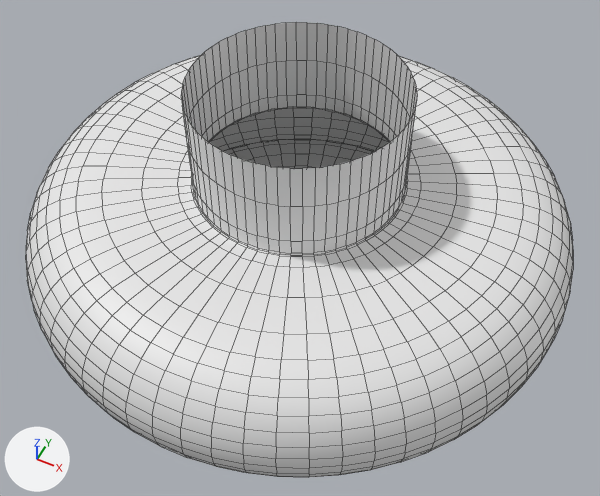
The OBJ model PadForge.App/3DModels/Switch2Pro/Joystick-Left-Ring.obj, before and after one commit.
One viewpoint serves both versions: a 50 mm camera at (-31.4, -36.07, -7.99) aimed at (-38.96, -20.96, -26.88). The lights are fixed; the arrows at lower left show +X, +Y and +Z. The older version comes first. Mesh edges are drawn as thin lines. Where no turn or scale is listed for an object, it has been applied to the vertices.

The scene before the commit, as lines of its bpy script (objects in view):
```python
me_joystick_left_ring = bpy.data.meshes.new('Joystick-Left-Ring')
me_joystick_left_ring.from_pydata(...)  # 2529 vertices, 2496 faces; spans x -48.1..-31.1, y -28.2..-11.3, z -29.4..-21.9
ob_joystick_left_ring = bpy.data.objects.new('Joystick-Left-Ring', me_joystick_left_ring)
ob_joystick_left_ring.location = (0.0, 0.0, 0.0)
```
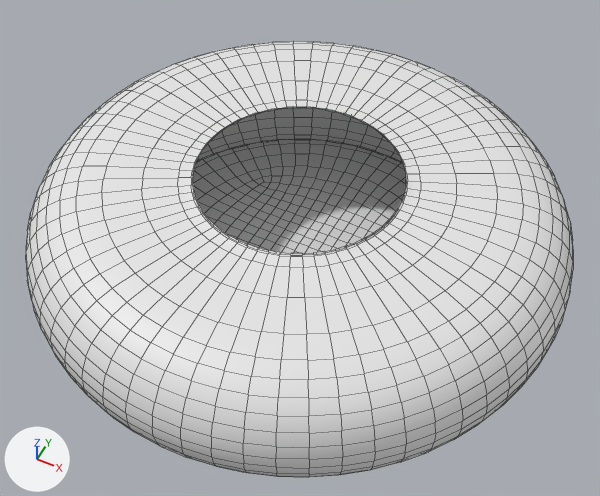
The change, as JSON lines over the scene's bpy script:
```json
{"block": "me_joystick_left_ring", "where": "# used by ob_joystick_left_ring; location = (0.0, 0.0, 0.0)"}
{"op": "remove", "block": "me_joystick_left_ring", "code": "me_joystick_left_ring.from_pydata(...)  # 2529 vertices, 2496 faces; spans x -48.1..-31.1, y -28.2..-11.3, z -29.4..-21.9"}
{"op": "add", "block": "me_joystick_left_ring", "code": "me_joystick_left_ring.from_pydata(...)  # 2337 vertices, 2304 faces; spans x -48.1..-31.1, y -28.2..-11.3, z -29.4..-25.1"}
{"block": "me_joystick_left_ring", "change": "me_joystick_left_ring part 1"}
{"block": "me_joystick_left_ring", "change": "192 vertices are removed from x -42.8..-36.4, y -22.9..-16.6, z -24.6..-21.9"}
{"block": "me_joystick_left_ring", "change": "192 faces are deleted"}
```

What differs and where, as boxes (x1, y1, x2, y2) in the pictures (600 x 496 px):
```json
{"object": "Joystick-Left-Ring", "change": "reshaped", "before": [26, 22, 573, 477], "after": [26, 41, 573, 477]}
{"part": 1, "of": "me_joystick_left_ring", "change": "deleted", "before": [181, 22, 417, 253]}
```
